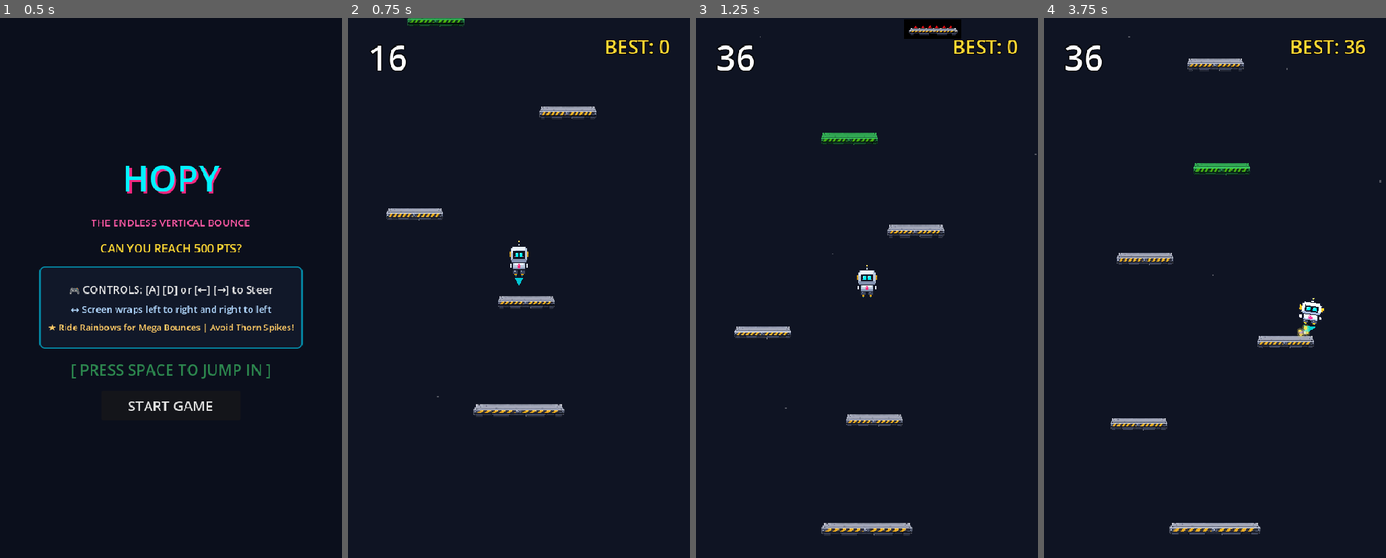
Above: before the commit, frames 1-4 (left to right).
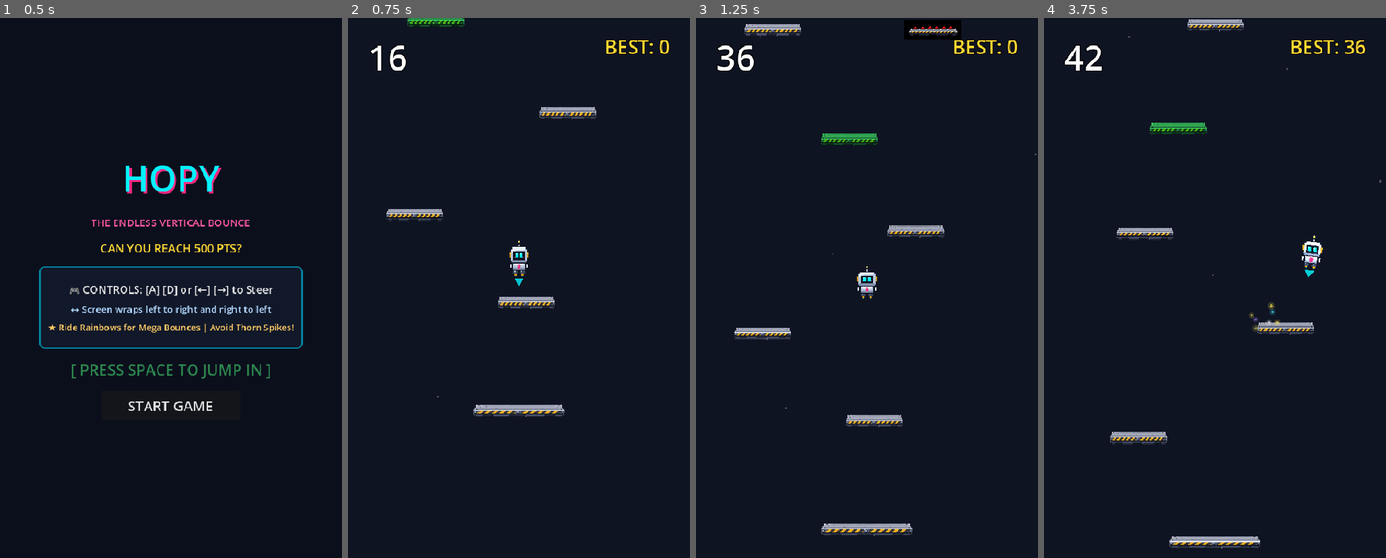
Above: after the commit, the same moments.

Repository: DevireddyNehal/Hopy
Game: Godot game, scene res://scenes/TitleScreen.tscn
The game is run twice, just before and just after one commit, with the same random seed, the same clock (stepped at 60 frames per second) and the same inputs.
Inputs:
- Up to frame 1 (0.5 s): no input
- Up to frame 2 (0.75 s): click "START GAME" at 0.5 s
- Up to frame 3 (1.25 s): no input
- Up to frame 4 (3.75 s): tap Enter at 1.25, 3.6 s; hold Right (ui_right) 1.28-2 s; hold Space (start_action) 1.28-2 s; click "PLAY AGAIN" at 2 s; click "PLAY AGAIN" at 2.75 s; hold Right (ui_right) from 3.53 s (still down)

Frame 1 is identical in both runs. In frame 2, 0.8% of the frame differs, in the area x 11-73%, y 0-74%; in frame 3, 1.6%; in frame 4, 4.9%, in the area x 5-82%, y 0-99%.

Commit message:
gameplay: add camera shake, progressive speed scaling, and guaranteed safe path alongside spikes

Diff:
--- a/scripts/camera.gd
+++ b/scripts/camera.gd
@@ -2,27 +2,54 @@
 class_name FollowCamera
 
 @export var target: Node2D
-@export var smooth_speed: float = 8.0
+@export var smooth_speed: float = 8.5
 
 var highest_y: float = 0.0
-var viewport_half_height: float = 324.0 # 648 / 2
+var shake_intensity: float = 0.0
+const SHAKE_DECAY: float = 12.0 # Smooth rapid decay
 
 func _ready() -> void:
 	highest_y = global_position.y
+	GameState.effect_requested.connect(_on_effect_requested)
+
+func add_shake(amount: float) -> void:
+	shake_intensity = clampf(shake_intensity + amount, 0.0, 18.0)
+
+func _on_effect_requested(effect_name: StringName, extra_data: Variant) -> void:
+	match effect_name:
+		&"shake":
+			var p = 6.0
+			if extra_data is float or extra_data is int:
+				p = float(extra_data)
+			add_shake(p)
+		&"bounce_shake":
+			add_shake(2.2)
+		&"spring_shake":
+			add_shake(7.5)
 
 func _physics_process(delta: float) -> void:
+	# 1. Camera shake decay & offset
+	if shake_intensity > 0.05:
+		shake_intensity = lerpf(shake_intensity, 0.0, SHAKE_DECAY * delta)
+		offset = Vector2(
+			randf_range(-shake_intensity, shake_intensity),
+			randf_range(-shake_intensity, shake_intensity)
+		)
+	else:
+		shake_intensity = 0.0
+		offset = Vector2.ZERO
+
 	if not target:
 		return
 
-	# 1. Camera ONLY moves upward (negative Y)
-	# When target goes higher than current camera center, smoothly interpolate up
+	# 2. Camera ONLY moves upward (negative Y)
+	# Smoothly follow upward with responsive speed
 	if target.global_position.y < global_position.y:
 		global_position.y = lerp(global_position.y, target.global_position.y, smooth_speed * delta)
 		if global_position.y < highest_y:
 			highest_y = global_position.y
 
-	# 2. Falling below screen death condition:
-	# If target drops below the visible bottom of the camera view:
+	# 3. Falling below screen death condition:
 	var half_h = get_viewport_rect().size.y / 2.0
 	var screen_bottom = global_position.y + half_h + 60.0
 	if target.global_position.y > screen_bottom:
--- a/scripts/platform.gd
+++ b/scripts/platform.gd
@@ -43,9 +43,9 @@
 		crumble_broken_texture = load("res://assets/sprites/crumble_broken.png")
 	apply_type_style()
 	left_limit = 85.0
-	right_limit = get_viewport_rect().size.x - 85.0
-	# Randomize moving platform speed and start direction
-	move_speed = randf_range(170.0, 245.0)
+	# Randomize moving platform speed scaled progressively with score
+	var diff = clampf(float(GameState.score) / 1000.0, 0.0, 1.0)
+	move_speed = randf_range(170.0 + (diff * 50.0), 245.0 + (diff * 75.0))
 	if randf() > 0.5:
 		move_direction = -1.0
 
@@ -112,16 +112,18 @@
 			robot.bounce(1.0)
 
 		Type.RAINBOW:
-			# 1.5x Super bounce + MJ Hee-Hee sound + 360 flip + confetti!
+			# 1.5x Super bounce + MJ Hee-Hee sound + 360 flip + confetti + spring camera shake!
 			robot.bounce(1.5)
 			GameState.play_rainbow()
 			GameState.trigger_effect(&"confetti", global_position)
 			GameState.trigger_effect(&"flip")
+			GameState.trigger_effect(&"spring_shake")
 
 		Type.THORN:
 			# Thorn platform kills immediately!
 			GameState.trigger_effect(&"shatter", global_position)
 			GameState.trigger_effect(&"screen_flash", Color(1.0, 0.15, 0.15, 0.6))
+			GameState.trigger_effect(&"shake", 16.0)
 			if robot.has_method("die"):
 				robot.die()
 			else:
@@ -129,6 +131,7 @@
 
 		Type.CRUMBLE:
 			robot.bounce(1.0)
+			GameState.trigger_effect(&"shake", 4.0)
 			# Breaks after 0.15s
 			is_broken = true
 			_trigger_crumble()
--- a/scripts/robot.gd
+++ b/scripts/robot.gd
@@ -28,11 +28,26 @@
 	velocity.y = bounce_velocity
 	_play_squash_and_stretch()
 
+func get_effective_gravity() -> float:
+	var diff = clampf(float(GameState.score) / 1000.0, 0.0, 1.0)
+	return gravity + (diff * 280.0)
+
+func get_effective_steer_speed() -> float:
+	var diff = clampf(float(GameState.score) / 1000.0, 0.0, 1.0)
+	return steer_speed + (diff * 180.0)
+
+func get_effective_bounce_velocity() -> float:
+	var diff = clampf(float(GameState.score) / 1000.0, 0.0, 1.0)
+	if diff <= 0.0:
+		return bounce_velocity
+	var eff_g = get_effective_gravity()
+	return -sqrt(2.0 * eff_g * 297.0)
+
 func _physics_process(delta: float) -> void:
 	if is_dead:
 		return
-	# 1. Apply gravity
-	velocity.y += gravity * delta
+	# 1. Apply progressive gravity
+	velocity.y += get_effective_gravity() * delta
 
 	# Thruster flame lights up when rocketing upward!
 	if thruster:
@@ -40,7 +55,7 @@
 
 	# 2. Horizontal steering via ui_left and ui_right (Left/Right arrows and A/D)
 	var direction = Input.get_axis("ui_left", "ui_right")
-	velocity.x = direction * steer_speed * steer_multiplier
+	velocity.x = direction * get_effective_steer_speed() * steer_multiplier
 
 	# Slight tilt animation for steering feedback
 	if direction != 0:
@@ -83,27 +98,29 @@
 		return
 	is_dead = true
 	velocity = Vector2.ZERO
-	# Quick death spin & drop
+	# Quick death spin & drop + heavy screen shake
 	var tween = create_tween()
 	tween.tween_property(sprite, "rotation", PI * 2, 0.4)
 	tween.parallel().tween_property(sprite, "scale", Vector2.ZERO, 0.4)
 	GameState.trigger_effect(&"screen_flash", Color(1.0, 0.2, 0.2, 0.5))
+	GameState.trigger_effect(&"shake", 14.0)
 	GameState.end_game()
 
 func bounce(multiplier: float = 1.0) -> void:
 	if is_dead:
 		return
 	current_bounce_multiplier = multiplier
-	velocity.y = bounce_velocity * current_bounce_multiplier
+	velocity.y = get_effective_bounce_velocity() * current_bounce_multiplier
 
 	# Notify GameState combo tracker & audio
 	GameState.increment_combo()
 	GameState.play_bounce()
 	bounced.emit(current_bounce_multiplier)
 
-	# Visual landing effects: sparkles at feet + character pulse
+	# Visual landing effects: sparkles at feet + character pulse + subtle camera micro-shake
 	GameState.trigger_effect(&"sparkle", global_position + Vector2(0, 16))
 	GameState.trigger_effect(&"pulse")
+	GameState.trigger_effect(&"bounce_shake")
 
 	# Quick squash & stretch bounce animation
 	_play_squash_and_stretch()
--- a/scripts/spawner.gd
+++ b/scripts/spawner.gd
@@ -6,7 +6,7 @@
 @export var platform_scene: PackedScene
 @export var camera: Camera2D
 
-# Vertical gap limits: 120px - 175px (apex is 297px with v=-960 and g=1550)
+# Vertical gap limits: 125px - 175px (apex jump reach is 297px)
 const MIN_GAP_Y: float = 125.0
 const MAX_GAP_Y: float = 175.0
 const BUFFER_AHEAD: float = 750.0
@@ -71,23 +71,46 @@
 
 	# --- Strategic Placement Patterns ---
 	var spawn_x: float = center_biased_placement(screen_w, min_x, max_x)
-	last_x = spawn_x
 
-	# --- Strategic Sizing (Smaller platforms & precision ledges) ---
+	# --- Strategic Sizing (Progressively smaller at higher scores) ---
 	var plat_scale = Vector2(1.0, 1.0)
-	if platform_count > 8:
+	var diff = clampf(float(GameState.score) / 1000.0, 0.0, 1.0)
+	if platform_count > 6:
 		var size_roll = randf()
-		if size_roll < 0.35:
-			# Compact Precision Ledge (~66px wide)
-			plat_scale = Vector2(0.75, 1.0)
-		elif size_roll < 0.65:
+		if size_roll < 0.25 + (diff * 0.25):
+			# Compact Precision Ledge (~64px wide)
+			plat_scale = Vector2(0.72, 1.0)
+		elif size_roll < 0.60 + (diff * 0.20):
 			# Agile Ledge (~75px wide)
 			plat_scale = Vector2(0.85, 1.0)
 		else:
 			# Standard Ledge (~88px wide)
 			plat_scale = Vector2(1.0, 1.0)
 
-	_spawn_platform_at(Vector2(spawn_x, highest_spawned_y), chosen_type, plat_scale)
+	# --- GUARANTEED REACH RULE FOR SPIKES ---
+	# Spikes MUST NEVER be counted as the sole valid platform for upward traversal!
+	# If a spike hazard is chosen, spawn the spike as an obstacle AND spawn a guaranteed
+	# safe platform on the other side of the tier, setting last_x to the safe platform.
+	if chosen_type == PlatformScript.Type.THORN:
+		# 1. Spawn the Thorn hazard obstacle
+		_spawn_platform_at(Vector2(spawn_x, highest_spawned_y), PlatformScript.Type.THORN, plat_scale)
+
+		# 2. Spawn guaranteed safe companion platform on opposite side
+		var safe_x: float
+		var center = screen_w / 2.0
+		if spawn_x < center:
+			safe_x = randf_range(center + 35.0, max_x)
+		else:
+			safe_x = randf_range(min_x, center - 35.0)
+
+		var safe_type = PlatformScript.Type.MOVING if randf() < 0.45 else PlatformScript.Type.NORMAL
+		_spawn_platform_at(Vector2(safe_x, highest_spawned_y), safe_type, plat_scale)
+
+		# The NEXT platform upward is calculated strictly from the SAFE platform position!
+		last_x = safe_x
+	else:
+		_spawn_platform_at(Vector2(spawn_x, highest_spawned_y), chosen_type, plat_scale)
+		last_x = spawn_x
 
 func center_biased_placement(screen_w: float, min_x: float, max_x: float) -> float:
 	var pattern_roll = randf()
@@ -122,25 +145,26 @@
 	if platform_count == 4:
 		return PlatformScript.Type.MOVING
 
-	# Beyond platform 4: High stakes & heavy dynamic variety (68% specials!)
+	# Progressive difficulty: moving and crumble platforms become more frequent as score climbs
+	var diff = clampf(float(GameState.score) / 1000.0, 0.0, 1.0)
 	var r = randf()
-	if r < 0.30:
-		# 30% MOVING: sliding platforms patrol and sweep horizontally
+	var moving_chance = 0.28 + (diff * 0.10) # 28% -> 38%
+	var crumble_chance = 0.18 + (diff * 0.08) # 18% -> 26%
+	var spring_chance = 0.12 # 12%
+	var thorn_chance = 0.08 + (diff * 0.04) # 8% -> 12%
+	var meme_chance = 0.06 # 6%
+
+	if r < moving_chance:
 		return PlatformScript.Type.MOVING
-	elif r < 0.48:
-		# 18% CRUMBLE: single-use breakaway platforms prevent camping
+	elif r < moving_chance + crumble_chance:
 		return PlatformScript.Type.CRUMBLE
-	elif r < 0.60:
-		# 12% RAINBOW / SPRING: thrilling 1.5x super-bounce rockets
+	elif r < moving_chance + crumble_chance + spring_chance:
 		return PlatformScript.Type.RAINBOW
-	elif r < 0.68:
-		# 8% THORN HAZARDS: must steer around and dodge!
+	elif r < moving_chance + crumble_chance + spring_chance + thorn_chance:
 		return PlatformScript.Type.THORN
-	elif r < 0.75:
-		# 7% MEME: sound bite & popup
+	elif r < moving_chance + crumble_chance + spring_chance + thorn_chance + meme_chance:
 		return PlatformScript.Type.MEME
 	else:
-		# 25% NORMAL: solid rest platforms
 		return PlatformScript.Type.NORMAL
 
 func _spawn_platform_at(pos: Vector2, type: int, custom_scale: Vector2 = Vector2.ONE) -> StaticBody2D:
